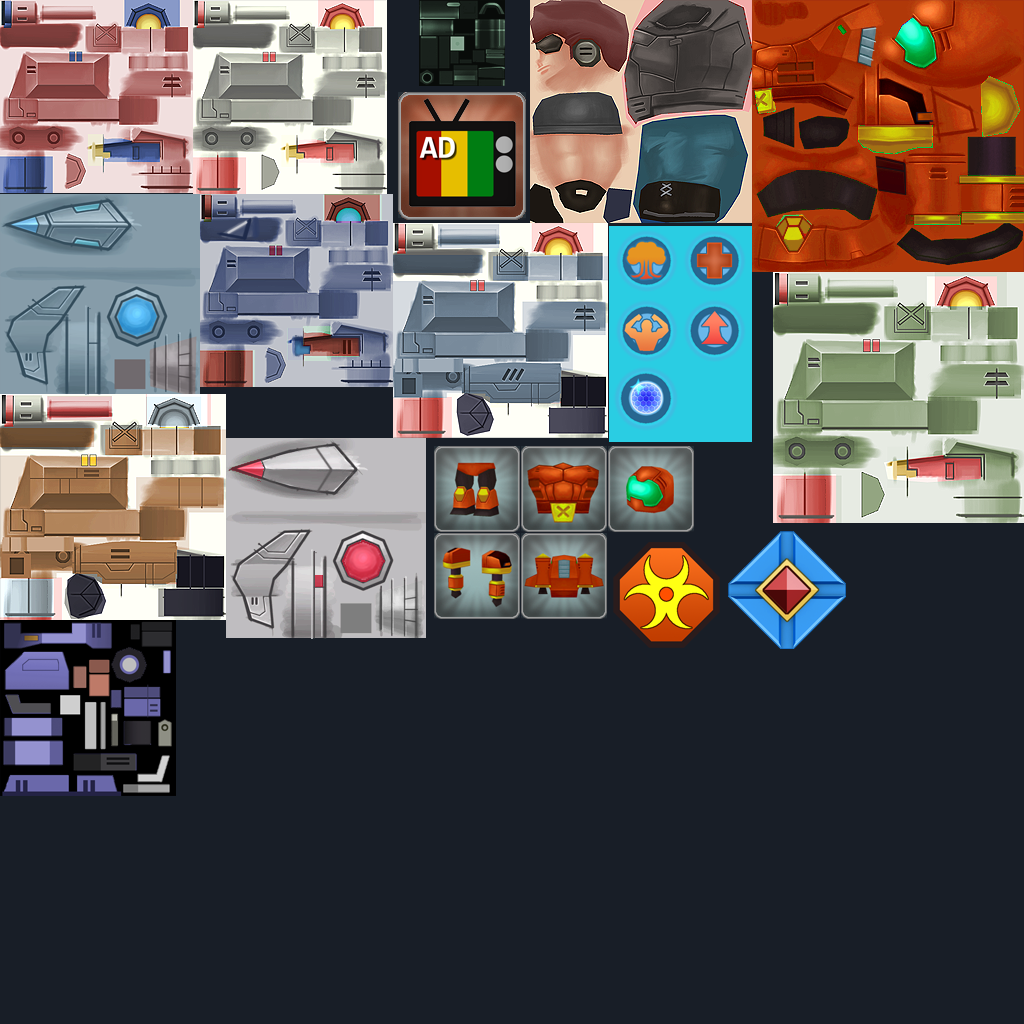
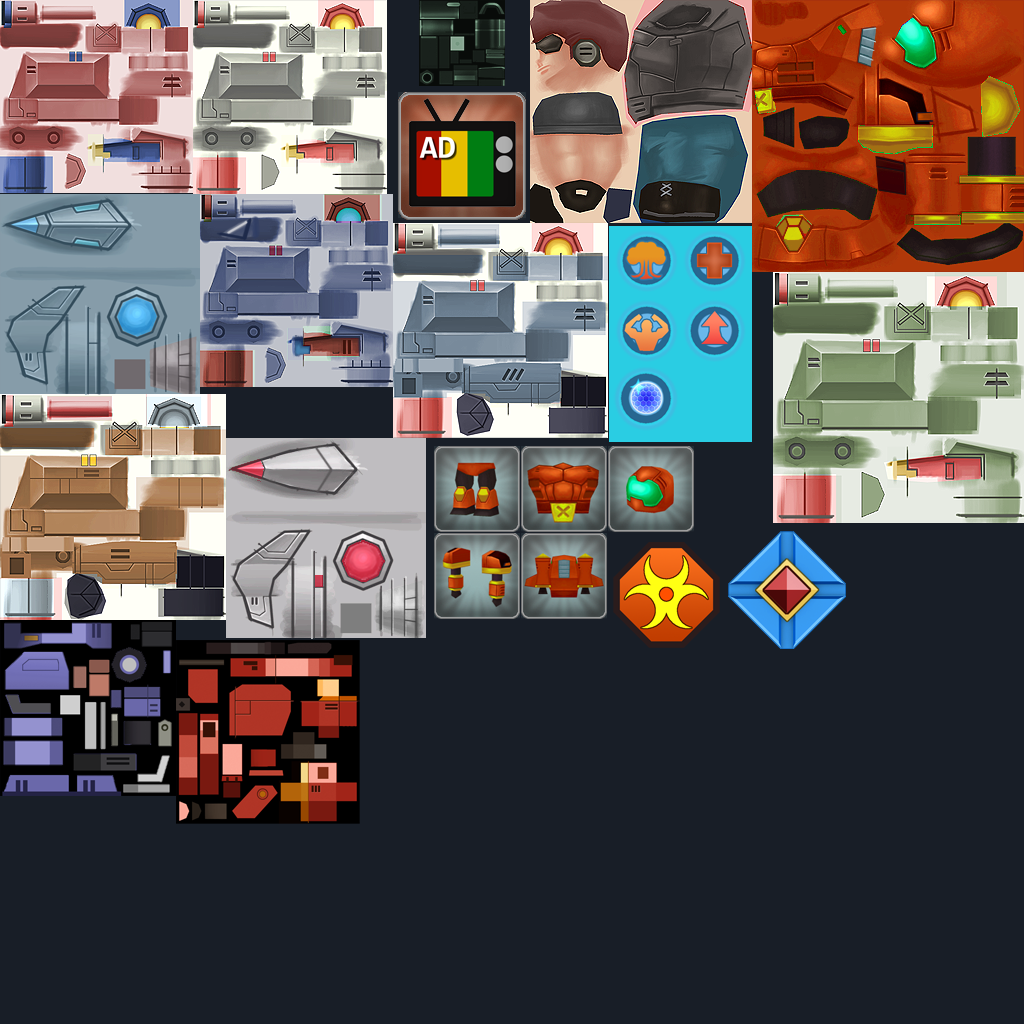
The second 1024px x 1024px image is a revision of the first. Changes to its layers:
added layer "Layer 21" in group "Group 1" over (176, 640, 360, 824)
